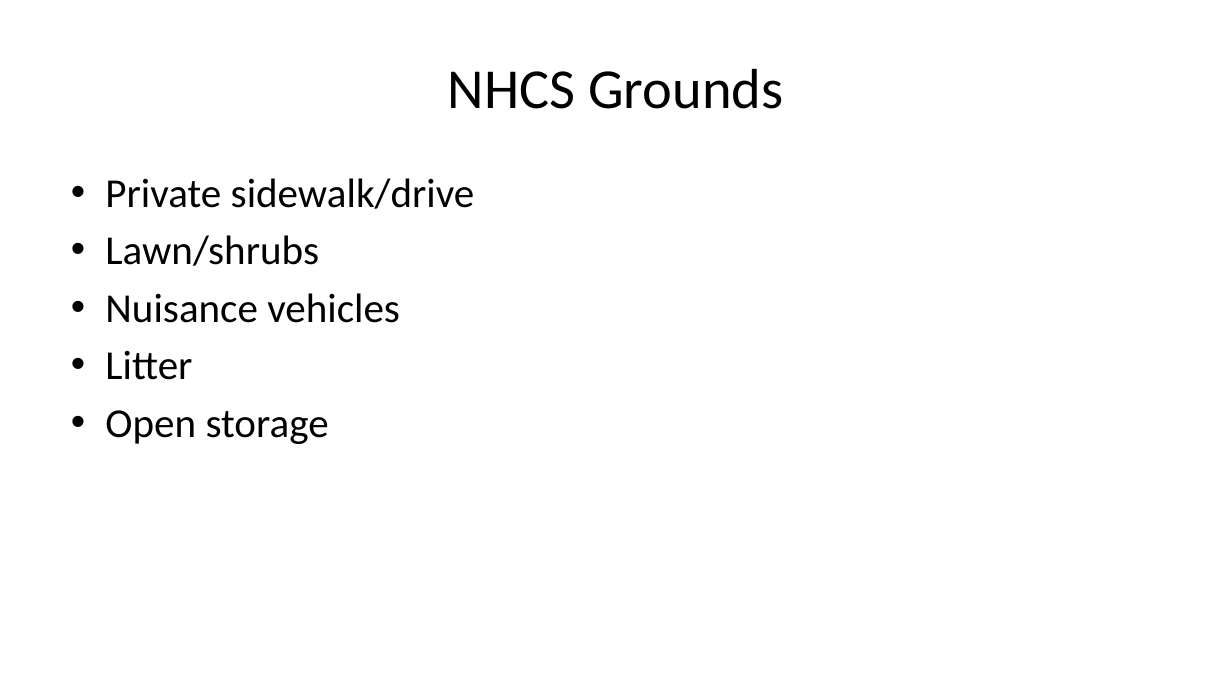
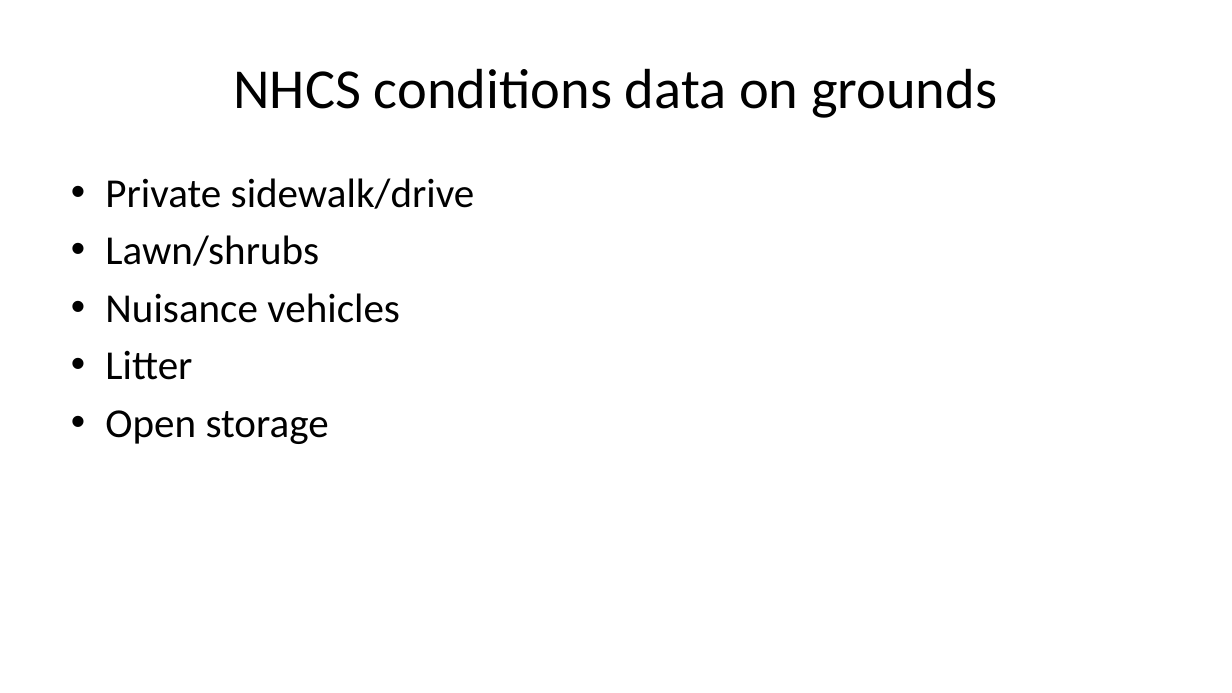
Before and after one commit to pmean/talks, a slide deck: slide 10 of nhcs/seattle-talk.pptx (slide 6 before the commit). Drawn at 1232x693 pixels with LibreOffice and Linux fonts; fonts in the diff are those of the drawing. Boxes give left, top, right and bottom in pixels: in the first picture for what was removed or moved away, otherwise in the second. Text is boxed around its words. In the diff, an @@ line names an element or a change of style, - is before the commit and + after.

```diff
--- a/nhcs/seattle-talk.pptx
+++ b/nhcs/seattle-talk.pptx
@@ title at [233, 68, 997, 118]: text changed @@
-NHCS Grounds
+NHCS conditions data on grounds
```
Also in this commit, not shown: 10 other slides changed, 5 slides added, 1 slide removed, 2 other files.
